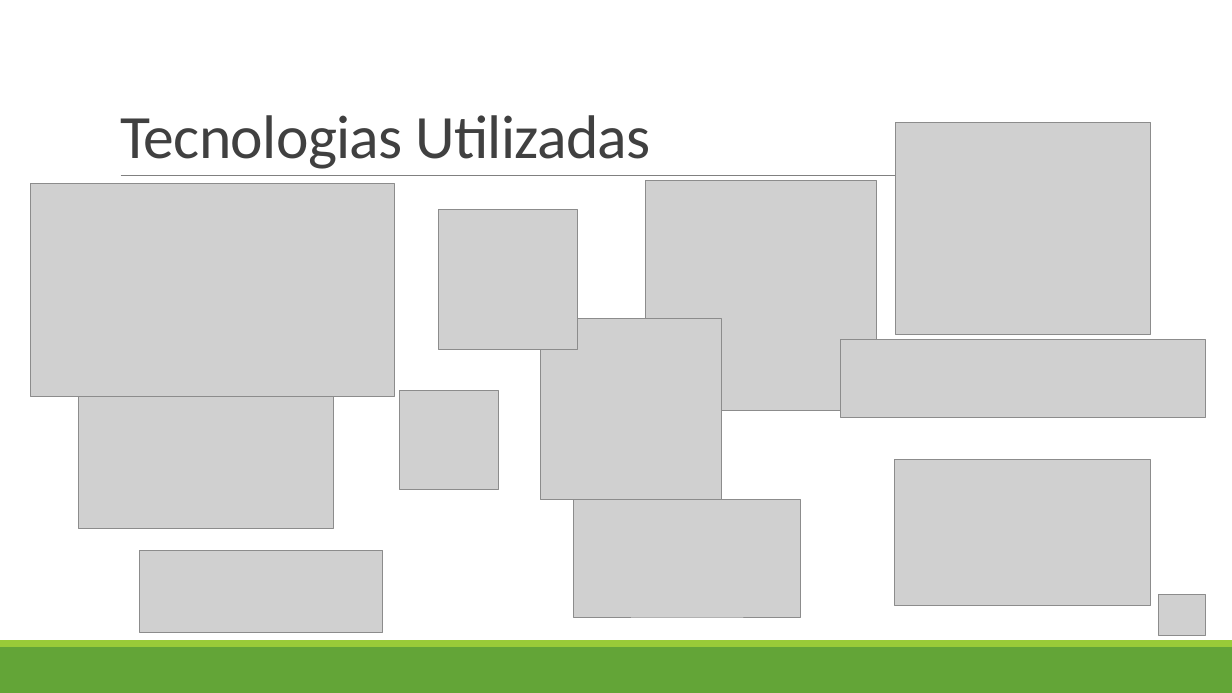
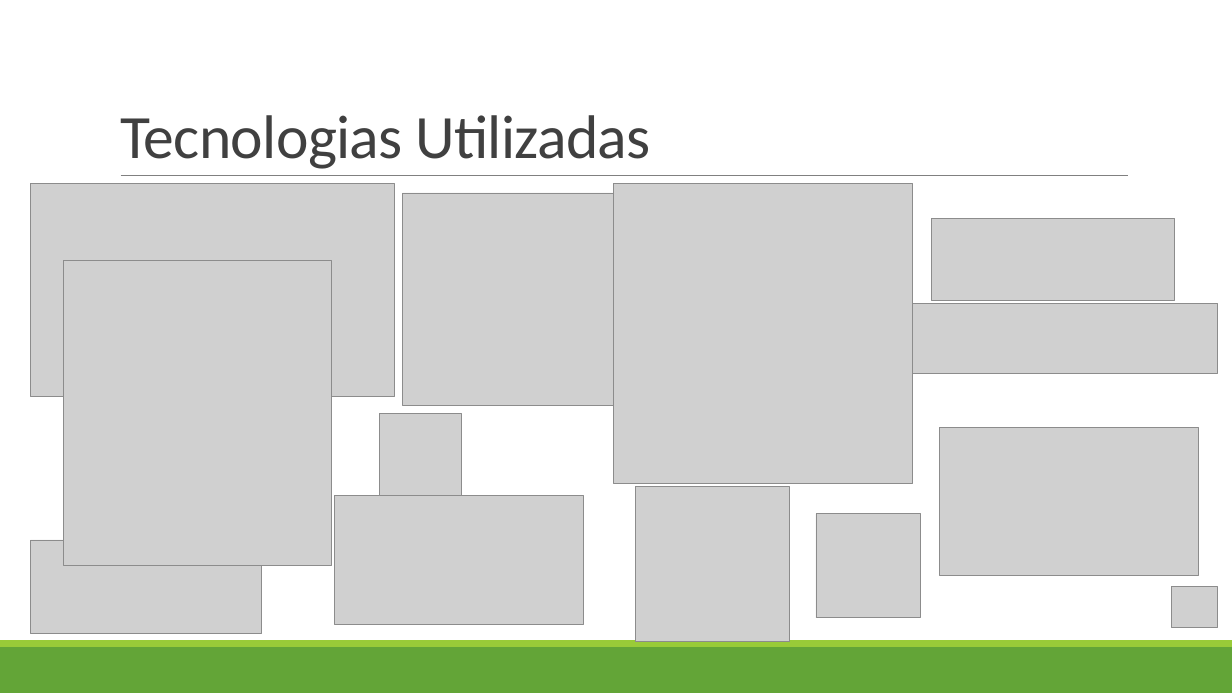
Before and after one commit to wendreof/MI, a slide deck: slide 6 of Documentation/PI/Apresentação.pptx (slide 5 before the commit). Drawn at 1232x693 pixels with LibreOffice and Linux fonts; fonts in the diff are those of the drawing; grey boxes stand for pictures. Boxes give left, top, right and bottom in pixels: in the first picture for what was removed or moved away, otherwise in the second. Text is boxed around its words. In the diff, an @@ line names an element or a change of style, - is before the commit and + after.

```diff
--- a/Documentation/PI/Apresentação.pptx
+++ b/Documentation/PI/Apresentação.pptx
@@ picture: place and size @@
-picture at [896, 122, 1151, 335]
+picture at [403, 193, 658, 406]
@@ picture: place and size @@
-picture at [541, 319, 722, 500]
+picture at [614, 183, 913, 482]
@@ picture: place and size @@
-picture at [140, 550, 383, 632]
+picture at [932, 218, 1175, 300]
@@ picture added at [63, 261, 331, 567] @@
@@ picture: place and size @@
-picture at [840, 339, 1205, 417]
+picture at [889, 303, 1218, 373]
@@ picture removed at [79, 391, 334, 529] @@
@@ picture: place and size @@
-picture at [399, 391, 498, 490]
+picture at [380, 414, 461, 496]
@@ picture: place and size @@
-picture at [895, 459, 1151, 605]
+picture at [939, 428, 1198, 575]
@@ picture: place and size @@
-picture at [574, 500, 801, 617]
+picture at [335, 496, 583, 625]
@@ picture: place and size @@
-picture at [646, 180, 876, 410]
+picture at [636, 487, 790, 641]
@@ picture: place and size @@
-picture at [438, 210, 578, 349]
+picture at [816, 514, 921, 618]
@@ picture added at [30, 540, 262, 633] @@
@@ picture: place and size @@
-picture at [1159, 595, 1206, 636]
+picture at [1172, 587, 1219, 628]
```
Also in this commit, not shown: 2 other slides changed, 2 slides added.
